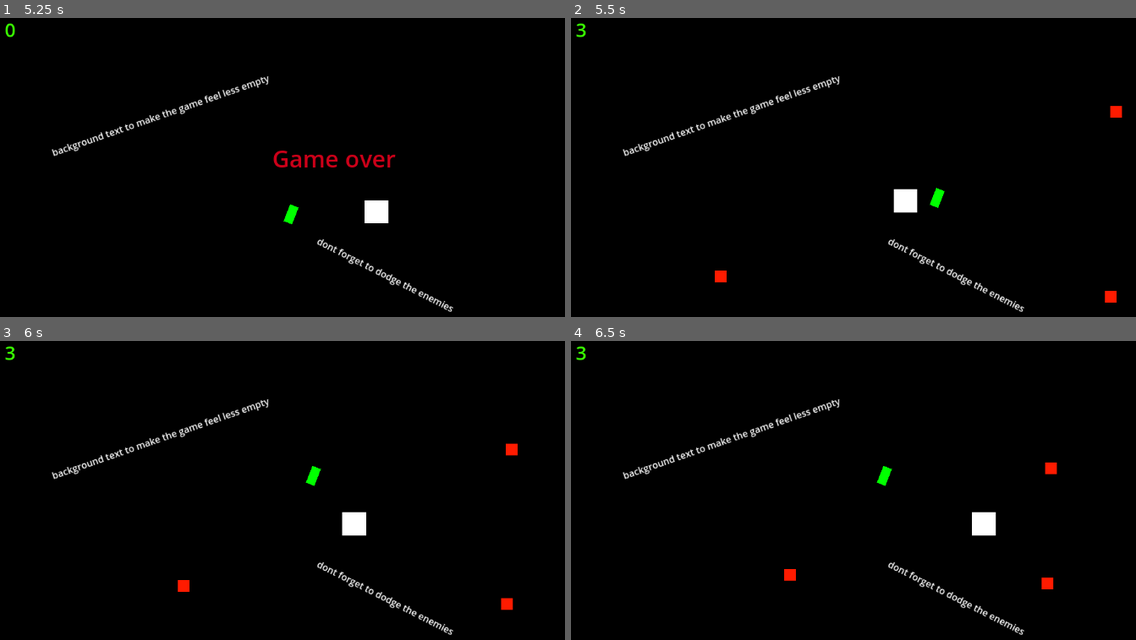
Above: before the commit, frames 1-4 (two rows, left to right).
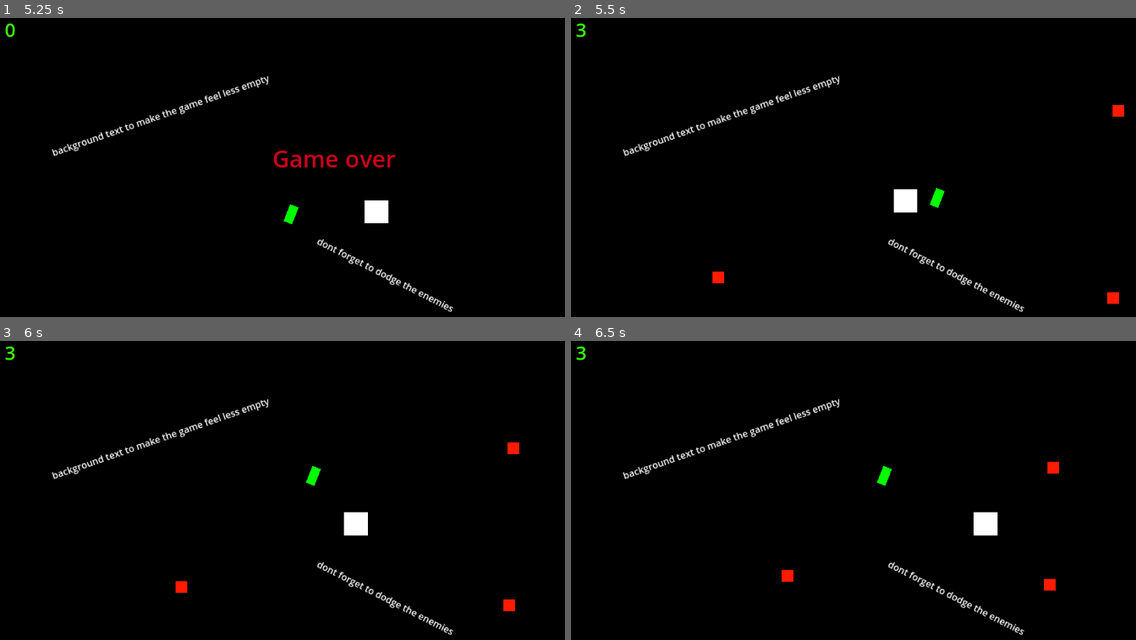
Above: after the commit, the same moments.

Repository: checkm8cat/spaceplane
Game: Godot game, scene res://game.tscn
The game is run twice, just before and just after one commit, with the same random seed, the same clock (stepped at 60 frames per second) and the same inputs.
Inputs:
- Up to frame 1 (5.25 s): hold Right (Right) 0.53-1.28 s; hold S (Down) 1.28-2.03 s; hold Right (Right) 2.03-2.78 s; hold W (Up) 2.78-3.53 s; hold A (Left) 3.53-5.03 s; hold S (Down) from 5.03 s (still down)
- Up to frame 2 (5.5 s): keep holding S (Down)
- Up to frame 3 (6 s): release S (Down) at 5.78 s; hold Right (Right) from 5.78 s (still down)
- Up to frame 4 (6.5 s): keep holding Right (Right)

Frame 1 is identical in both runs. In frame 2, 0.2% of the frame differs, in the area x 25-98%, y 29-96%; in frame 3, 0.2%, in the area x 30-92%, y 33-91%; in frame 4, 0.2%.

Commit message:
Upgrade system Part1

Diff:
--- a/Scripts/Upgrade_system.gd
+++ b/Scripts/Upgrade_system.gd
@@ -1,15 +1,33 @@
 extends Control
 
 @onready var powercell = get_tree().get_nodes_in_group("powercell")
-
-
+var Upgrade1 = randi_range(1, 10)
+signal unpause_game
 
 
 # Called when the node enters the scene tree for the first time.
 func _ready() -> void:
+	print(Upgrade1)
 	set_visible(false)
 	pass # Replace with function body.
 
 
 func togglesight():
 	set_visible(!is_visible)
+
+func Upgradetime():
+	print(Upgrade1)
+	if (Upgrade1 <= 5):
+		$left.text = str("Speed")
+	if (Upgrade1 >= 5):
+		$left.text = str("Health")
+
+
+
+
+func _on_button_3_pressed() -> void:
+	Upgrade1 = randi_range(1, 10)
+	print(Upgrade1)
+	togglesight()
+	unpause_game.emit()
+	pass # Replace with function body.
--- a/Scripts/game.gd
+++ b/Scripts/game.gd
@@ -9,6 +9,8 @@
 func show_upgrade_visibility():
 		get_tree().paused = !get_tree().paused
 		$Upgrades.set_visible(true)
+		$Upgrades.Upgradetime()
+
 
 
 
@@ -56,4 +58,14 @@
 
 func _on_powercell_upgrade_ready() -> void:
 	show_upgrade_visibility()
+
 	pass # Replace with function body.
+
+
+func _on_upgrades_unpause_game() -> void:
+	if ($Upgrades.Upgrade1 <= 5):
+		$player.speed *= 1.1
+	if ($Upgrades.Upgrade1 >= 5):
+		$player.health += 1
+		$Hud.update_health(player.health)
+	pause()
--- a/Scripts/powercell.gd
+++ b/Scripts/powercell.gd
@@ -3,6 +3,7 @@
 var Height = 269
 var Width = 519
 var collected = 0
+var score = 0
 signal upgrade_ready
 
 func respawn():
@@ -17,7 +18,10 @@
 
 func _on_body_entered(body: Node2D) -> void:
 	collected += 1
-	print(collected)
+	score += 1
+	print(score)
 	if(collected == 3):
+		collected = 0
 		upgrade_ready.emit()
+
 	respawn()
--- a/game.tscn
+++ b/game.tscn
@@ -12,6 +12,7 @@
 
 [node name="game" type="Node2D"]
 process_mode = 3
+process_priority = 432432
 position = Vector2(-229, -105)
 script = ExtResource("1_fc0e3")
 
@@ -89,10 +90,11 @@
 script = ExtResource("6_ryrav")
 
 [node name="Upgrades" parent="." instance=ExtResource("7_eow3j")]
-offset_left = 231.0
-offset_top = 20.0
-offset_right = 231.0
-offset_bottom = 20.0
+z_index = 4096
+offset_left = 229.0
+offset_top = -30.0
+offset_right = 229.0
+offset_bottom = -30.0
 
 [node name="Sprite2D" type="Sprite2D" parent="."]
 modulate = Color(0, 0, 0, 1)
@@ -106,3 +108,4 @@
 [connection signal="upgrade_ready" from="Powercell" to="." method="_on_powercell_upgrade_ready"]
 [connection signal="timeout" from="Hud/Game_over" to="." method="_on_game_over_timeout"]
 [connection signal="timeout" from="Hud/Game_over" to="Hud" method="_on_game_over_timeout"]
+[connection signal="unpause_game" from="Upgrades" to="." method="_on_upgrades_unpause_game"]
--- a/upgrades.tscn
+++ b/upgrades.tscn
@@ -8,12 +8,15 @@
 script = ExtResource("1_k80ou")
 
 [node name="left" type="Label" parent="."]
-offset_left = -216.0
-offset_top = -46.0
-offset_right = -176.0
-offset_bottom = -23.0
+offset_left = -418.0
+offset_top = -64.0
+offset_right = -89.0
+offset_bottom = -22.0
 scale = Vector2(3.24351, 3.32)
-text = "qwe"
+theme_override_font_sizes/font_size = 8
+text = "If youre seeing this
+ something went
+ wrong"
 
 [node name="Button3" type="Button" parent="left"]
 layout_mode = 1
@@ -22,18 +25,22 @@
 anchor_top = 0.091
 anchor_right = 0.054
 anchor_bottom = 0.113
-offset_left = -1.04
-offset_top = 6.907
-offset_right = 31.84
-offset_bottom = 21.401
+offset_left = -10.4038
+offset_top = -2.91839
+offset_right = 22.4761
+offset_bottom = 11.5756
+scale = Vector2(1.91571, 2.84835)
 
 [node name="mittle" type="Label" parent="."]
-offset_left = -60.0
-offset_top = -50.0
-offset_right = -20.0
-offset_bottom = -27.0
+offset_left = -124.0
+offset_top = -68.0
+offset_right = -50.0
+offset_bottom = -26.0
 scale = Vector2(3.24351, 3.32)
-text = "eqw"
+theme_override_font_sizes/font_size = 8
+text = "If youre seeing this
+ something went
+ wrong"
 
 [node name="Button2" type="Button" parent="mittle"]
 layout_mode = 1
@@ -42,27 +49,34 @@
 anchor_top = 0.085
 anchor_right = 0.117
 anchor_bottom = 0.108
-offset_left = -3.56
-offset_top = 6.045
-offset_right = 35.32
-offset_bottom = 22.516
+offset_left = -8.12754
+offset_top = -2.96759
+offset_right = 30.7525
+offset_bottom = 13.5034
+scale = Vector2(1.92984, 2.66202)
 
-[node name="wright" type="Label" parent="."]
-offset_left = 115.0
-offset_top = -50.0
-offset_right = 155.0
-offset_bottom = -27.0
-scale = Vector2(3.93882, 3.51089)
-text = "wqe"
+[node name="right" type="Label" parent="."]
+offset_left = 162.0
+offset_top = -68.0
+offset_right = 236.0
+offset_bottom = -26.0
+scale = Vector2(3.24351, 3.32)
+theme_override_font_sizes/font_size = 8
+text = "If youre seeing this
+ something went
+ wrong"
 
-[node name="Button" type="Button" parent="wright"]
+[node name="Button1" type="Button" parent="right"]
 layout_mode = 1
 anchors_preset = -1
-anchor_left = 0.109
-anchor_top = 0.014
-anchor_right = 0.138
-anchor_bottom = 0.039
-offset_left = -5.36
-offset_top = 6.678
-offset_right = 29.48
-offset_bottom = 21.103
+anchor_left = 0.089
+anchor_top = 0.085
+anchor_right = 0.117
+anchor_bottom = 0.108
+offset_left = -9.05246
+offset_top = -3.57
+offset_right = 29.8275
+offset_bottom = 12.901
+scale = Vector2(1.91838, 2.44008)
+
+[connection signal="pressed" from="left/Button3" to="." method="_on_button_3_pressed"]
